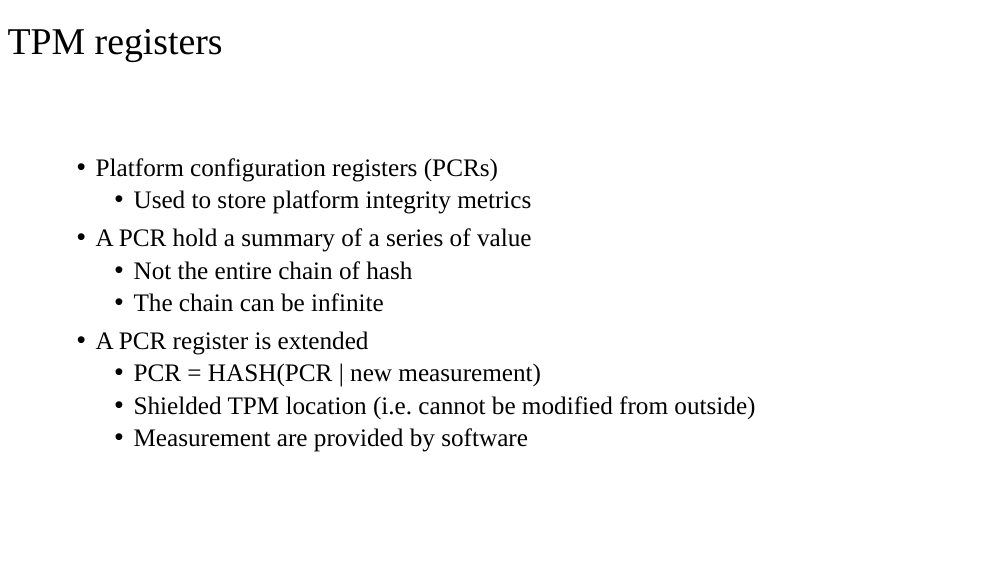
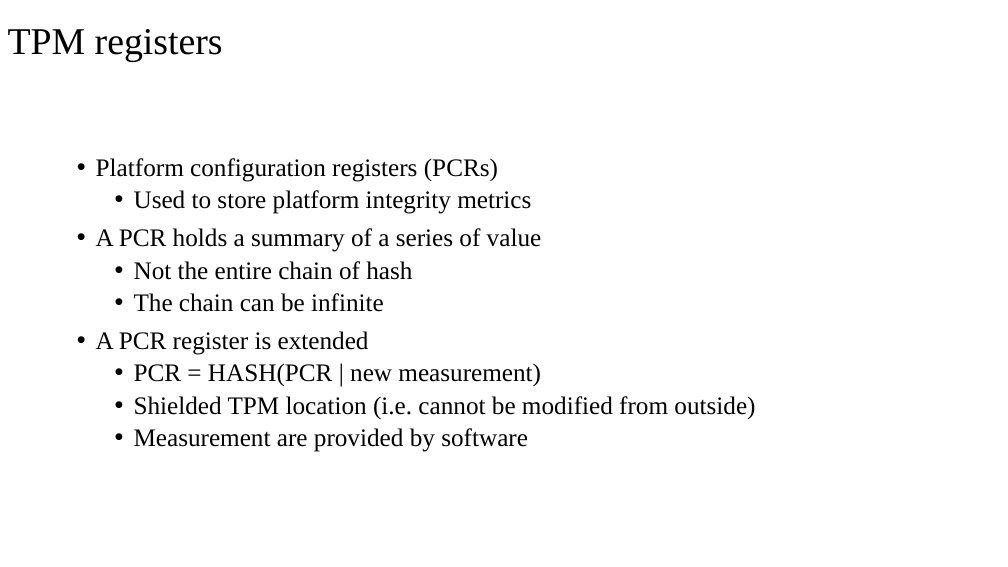
Before and after one commit to cs-uob/COMSM0049, a slide deck: slide 36 of docs/lectures/7/Hardware Security.pptx. Drawn at 1008x567 pixels with LibreOffice and Linux fonts; fonts in the diff are those of the drawing. Boxes give left, top, right and bottom in pixels: in the first picture for what was removed or moved away, otherwise in the second. Text is boxed around its words. In the diff, an @@ line names an element or a change of style, - is before the commit and + after.

```diff
--- a/docs/lectures/7/Hardware Security.pptx
+++ b/docs/lectures/7/Hardware Security.pptx
@@ text at box(96, 228, 542, 252): text changed @@
-• A PCR hold a summary of a series of value
+• A PCR holds a summary of a series of value
```
Also in this commit, not shown: 1 other slide changed.
